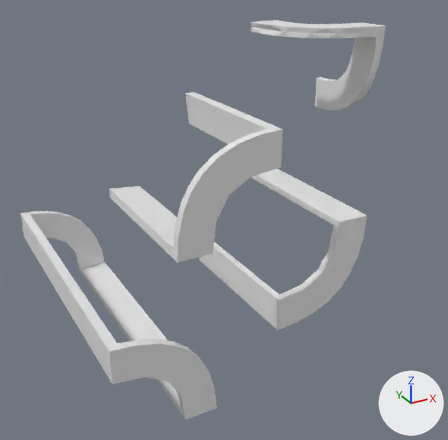
What one commit did to the OBJ model data/bmc/SET_4W2C/t_110.obj.
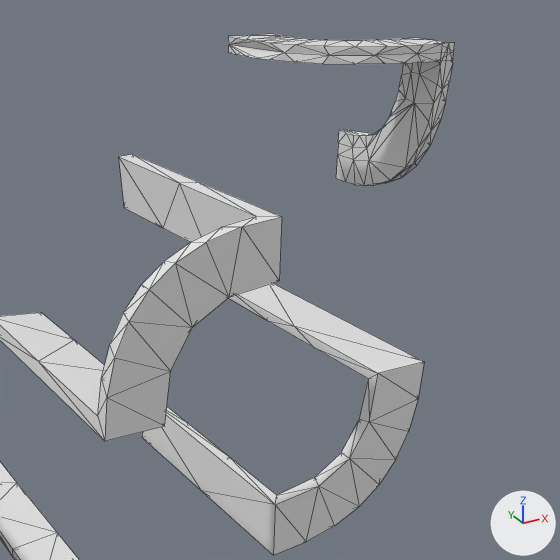
Each version is shown whole from a camera (50 mm lens) standing at (-0.864, -1.758, 0.716) and looking at (0.055, -0.088, -0.119), then close up on the part from 26% to 100% of the width and 0% to 76% of the height. The axes (+X, +Y, +Z) are drawn at lower right. The lights are the same throughout. The close-ups show mesh edges as thin lines. Where no turn or scale is listed for an object, it has been applied to the vertices.

The older version as bpy lines, for what is in view:
```python
me_t_110 = bpy.data.meshes.new('t_110')
me_t_110.from_pydata(...)  # 313 vertices, 590 faces; spans x -0.496..0.5, y -0.5..0.5, z -0.501..0.5
ob_t_110 = bpy.data.objects.new('t_110', me_t_110)
ob_t_110.location = (0.0, 0.0, 0.0)
```
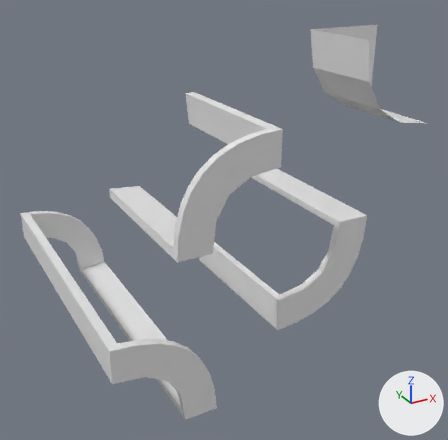
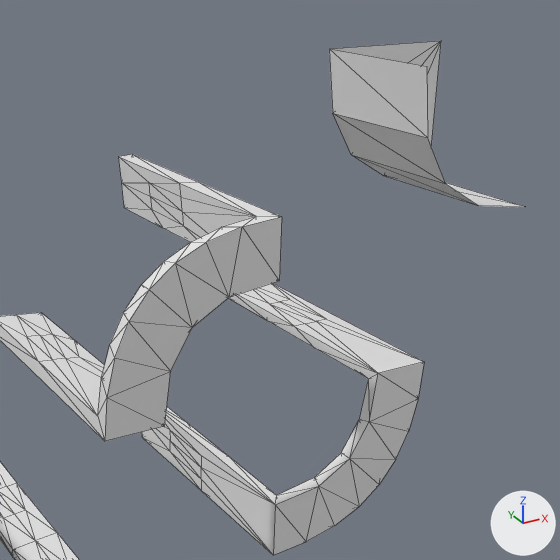
Location of each change, (x1, y1, x2, y2) in pixels of the close-ups (560 x 560 px):
't_110', reshaped
    before: (0, 34, 455, 560)
    after: (0, 41, 524, 560)
part 1 of me_t_110, deleted
    before: (228, 34, 455, 186)
part 2 of me_t_110, built on
    before: (0, 157, 424, 560)
    after: (0, 41, 524, 560)

Edits to the bpy script that builds the scene:
```text
Change me_t_110:
    used by ob_t_110; location = (0.0, 0.0, 0.0)
    remove me_t_110.from_pydata(...)  # 313 vertices, 590 faces; spans x -0.496..0.5, y -0.5..0.5, z -0.501..0.5
    add me_t_110.from_pydata(...)  # 287 vertices, 564 faces; spans x -0.496..0.5, y -0.5..0.5, z -0.501..0.5
    me_t_110 part 1: the loose piece of 145 vertices spanning x 0.199..0.5, y -0.287..0.0, z 0.199..0.5 is deleted
    me_t_110 part 2
    76 faces are deleted
    40 vertices are added at x -0.496..0.5, y -0.5..0.125, z -0.501..0.5
    7 new vertices lie (-0.025, 0.0, 0.0) away from vertices in x -0.229..0.279, y -0.25..0.25, z -0.501..0.001
    7 new vertices lie (-0.025, 0.0, 0.0) away from vertices in x -0.254..0.254, y -0.25..0.25, z -0.501..0.001
    6 new vertices lie (0.0, -0.125, 0.0) away from vertices in x -0.279..0.279, y -0.125..0.125, z -0.501..0.001
    8 new vertices lie (0.0, 0.0, 0.025) away from vertices in x -0.496..0.004, y -0.25..0.25, z -0.501..0.224
    7 new vertices lie (0.0, 0.125, 0.0) away from vertices in x -0.496..0.254, y -0.125..0.125, z -0.501..0.249
    8 new vertices lie (0.0, 0.0, 0.025) away from vertices in x -0.496..0.004, y -0.25..0.25, z -0.276..0.249
    5 new vertices lie (0.0, -0.125, 0.0) away from vertices in x -0.496..0.004, y -0.125, z -0.226..0.274
    15 new vertices lie (0.0, 0.118, 0.0) away from vertices in x -0.473..0.278, y -0.237..0.119, z -0.478..0.273
    11 new vertices lie (0.0, 0.119, 0.0) away from vertices in x -0.473..0.254, y -0.238..-0.119, z -0.478..0.249
    5 new vertices lie (0.0, 0.25, 0.0) away from vertices in x 0.25..0.5, y -0.5, z 0.25..0.5
    308 new faces join them
```
